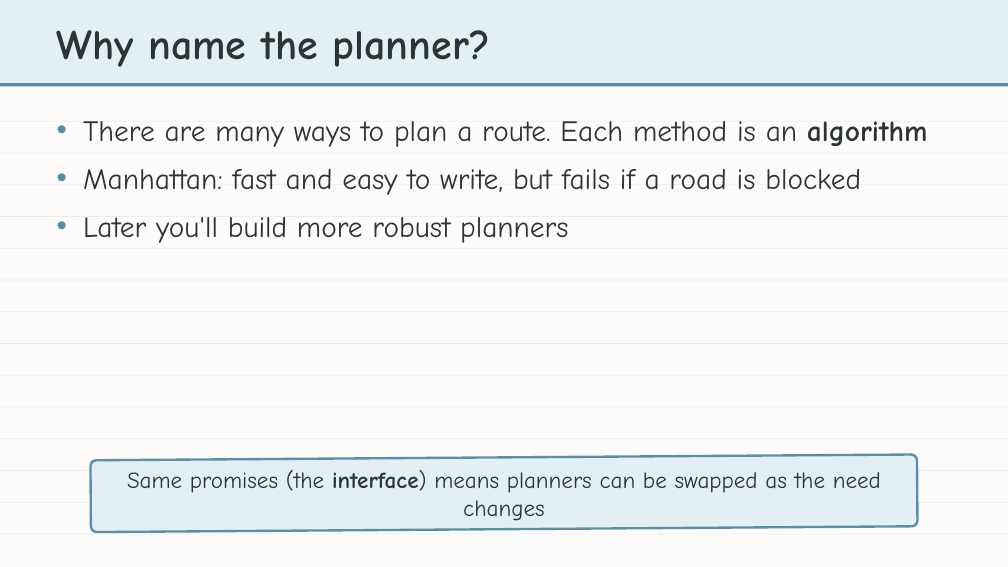
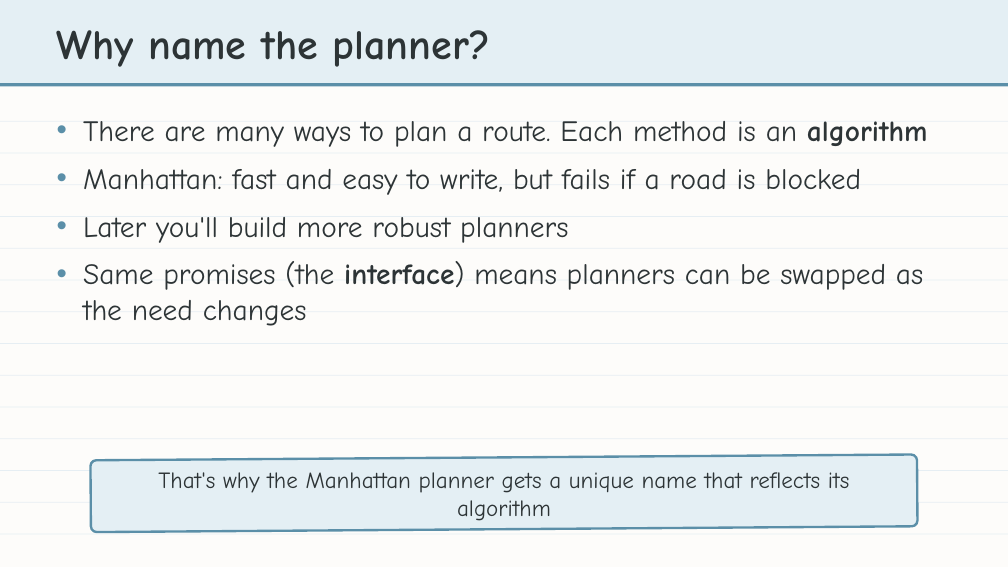
Before and after one commit to bradamiller/LearningPython, a slide deck: slide 4 of static/slides/module-04-manhattan/module-4-lesson-05-naming-and-testing-the-planner.pptx. Drawn at 1008x567 pixels with LibreOffice and Linux fonts; fonts in the diff are those of the drawing. Boxes give left, top, right and bottom in pixels: in the first picture for what was removed or moved away, otherwise in the second. Text is boxed around its words. In the diff, an @@ line names an element or a change of style, - is before the commit and + after.

```diff
--- a/static/slides/module-04-manhattan/module-4-lesson-05-naming-and-testing-the-planner.pptx
+++ b/static/slides/module-04-manhattan/module-4-lesson-05-naming-and-testing-the-planner.pptx
@@ text at [83,261,923,326]: paragraph added @@
+• Same promises (the interface) means planners can be swapped as the need changes
@@ text at [158,472,849,521]: text changed @@
-Same promises (the interface) means planners can be swapped as the need changes
+That's why the Manhattan planner gets a unique name that reflects its algorithm
```
Also in this commit, not shown: 2 other files.
